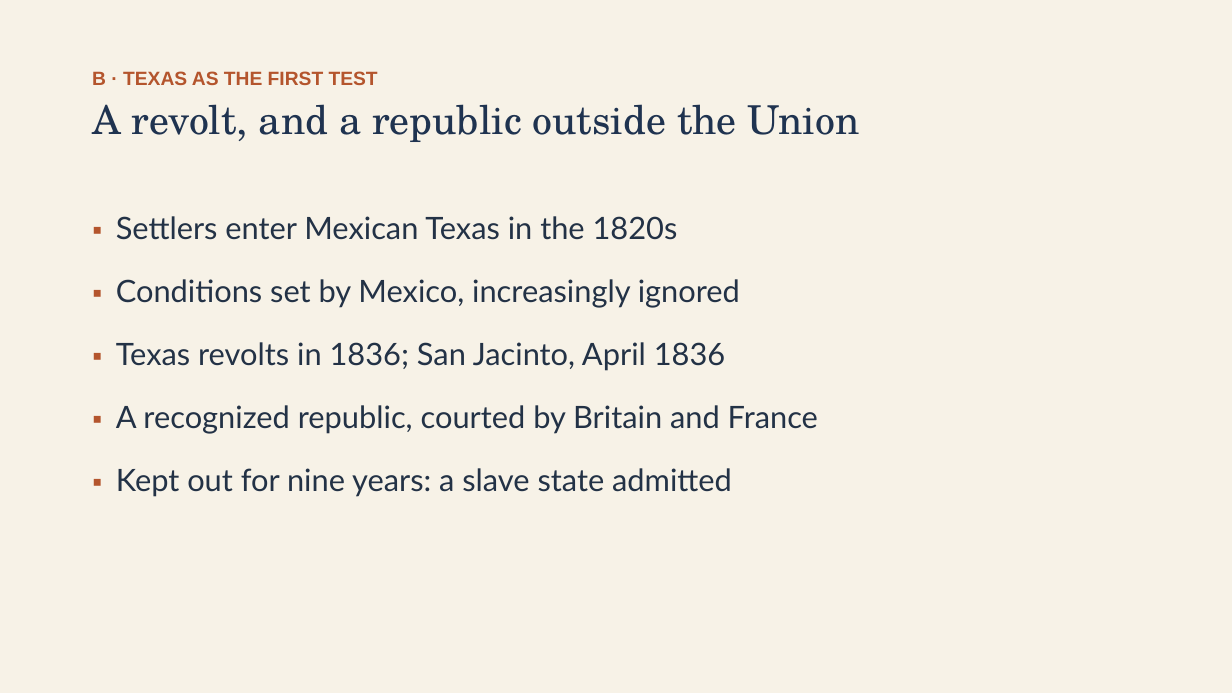
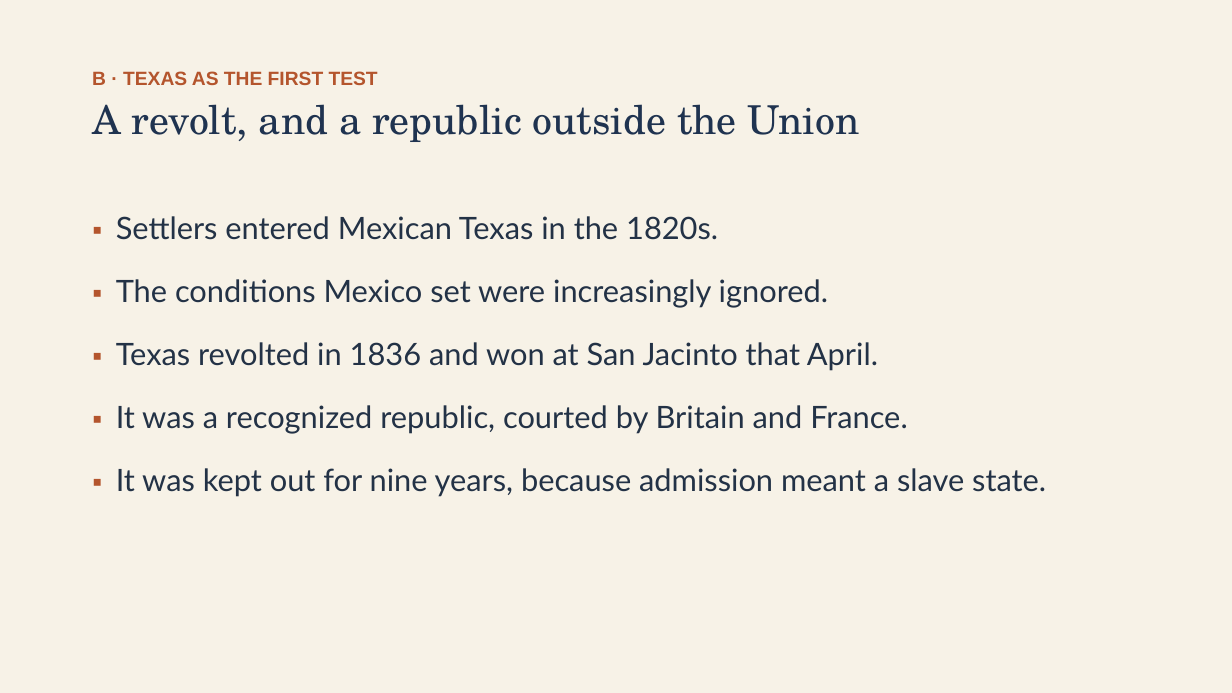
Before and after one commit to ab17gthb/humanities-curriculum-group, a slide deck: slide 7 of early-republic/lesson-08/lesson-08-slides.pptx. Drawn at 1232x693 pixels with LibreOffice and Linux fonts; fonts in the diff are those of the drawing. Boxes give left, top, right and bottom in pixels: in the first picture for what was removed or moved away, otherwise in the second. Text is boxed around its words. In the diff, an @@ line names an element or a change of style, - is before the commit and + after.

Commit message:
Rollout: ER L8 reworked and live — Early Republic and Expansion unit complete

```diff
--- a/early-republic/lesson-08/lesson-08-slides.pptx
+++ b/early-republic/lesson-08/lesson-08-slides.pptx
@@ text at (116, 216, 1046, 497): text changed @@
-▪ Settlers enter Mexican Texas in the 1820s
-▪ Conditions set by Mexico, increasingly ignored
-▪ Texas revolts in 1836; San Jacinto, April 1836
-▪ A recognized republic, courted by Britain and France
-▪ Kept out for nine years: a slave state admitted
+▪ Settlers entered Mexican Texas in the 1820s.
+▪ The conditions Mexico set were increasingly ignored.
+▪ Texas revolted in 1836 and won at San Jacinto that April.
+▪ It was a recognized republic, courted by Britain and France.
+▪ It was kept out for nine years, because admission meant a slave state.
```
Also in this commit, not shown: 12 other slides changed, 6 other files.
